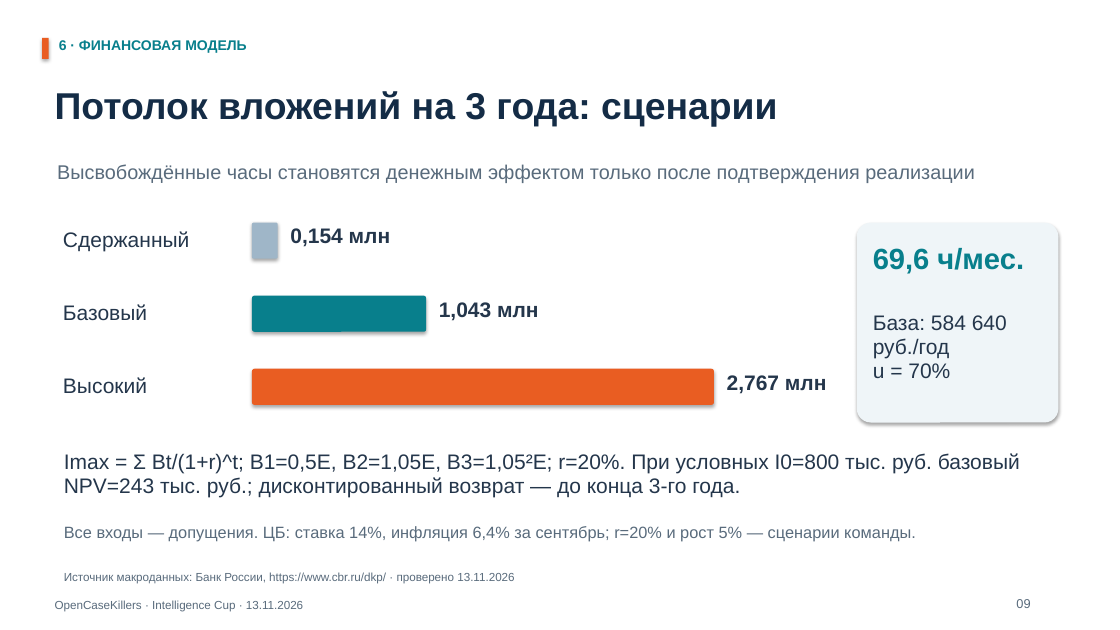
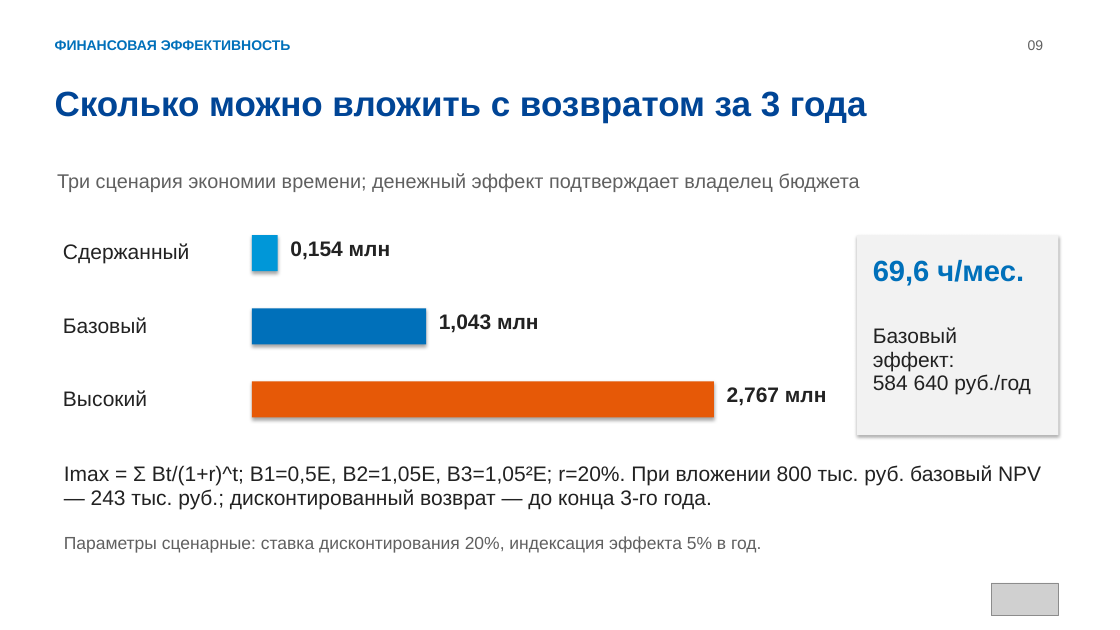
Before and after one commit to Arsenyyya/OpenCaseKillers, a slide deck: slide 9 of submission/final/Презентация.pptx. Drawn at 1120x630 pixels with LibreOffice and Linux fonts; fonts in the diff are those of the drawing; grey boxes stand for pictures. Boxes give left, top, right and bottom in pixels: in the first picture for what was removed or moved away, otherwise in the second. Text is boxed around its words. In the diff, an @@ line names an element or a change of style, - is before the commit and + after.

```diff
--- a/submission/final/Презентация.pptx
+++ b/submission/final/Презентация.pptx
@@ rectangle removed at (x1=42, y1=38, x2=49, y2=59) @@
@@ text at (x1=55, y1=40, x2=291, y2=50): text changed; text colour #087F8C to #0070BA @@
-6 · ФИНАНСОВАЯ МОДЕЛЬ
+ФИНАНСОВАЯ ЭФФЕКТИВНОСТЬ
@@ text "09" moved from (x1=1016, y1=599, x2=1030, y2=608) to (x1=1028, y1=40, x2=1044, y2=50) @@
@@ text "09" at (x1=1028, y1=40, x2=1044, y2=50): size 11 to 12 pt, text colour #596B7C to #606060; alignment left to centre; line spacing 12.5pt to 13.7pt @@
@@ text at (x1=55, y1=91, x2=867, y2=123): text changed; size 32 to 30 pt; text colour #142C46 to #004596 @@
-Потолок вложений на 3 года: сценарии
+Сколько можно вложить с возвратом за 3 года
@@ text at (x1=57, y1=173, x2=860, y2=192): text changed; text colour #596B7C to #606060 @@
-Высвобождённые часы становятся денежным эффектом только после подтверждения реализации
+Три сценария экономии времени; денежный эффект подтверждает владелец бюджета
@@ rounded rectangle removed at (x1=252, y1=223, x2=278, y2=259) @@
@@ rectangle added at (x1=252, y1=235, x2=278, y2=271), fill #0097D8 @@
@@ rounded rectangle removed at (x1=857, y1=223, x2=1059, y2=423) @@
@@ rectangle added at (x1=857, y1=235, x2=1059, y2=435), fill #F2F2F2 @@
@@ text "69,6 ч/мес." at (x1=873, y1=260, x2=1024, y2=286): text colour #087F8C to #0070BA @@
@@ rounded rectangle removed at (x1=252, y1=296, x2=426, y2=332) @@
@@ rectangle added at (x1=252, y1=308, x2=426, y2=344), fill #0070BA @@
@@ text colour #24364B to #222222 in 6 elements at (x1=63, y1=243, x2=189, y2=264), (x1=63, y1=317, x2=147, y2=333), (x1=63, y1=390, x2=147, y2=407), (x1=727, y1=387, x2=827, y2=406), (x1=290, y1=241, x2=391, y2=260), (x1=439, y1=314, x2=539, y2=333) @@
@@ 3 texts moved together from (x1=290, y1=228, x2=1024, y2=321) to (x1=290, y1=241, x2=1024, y2=333) @@
@@ text at (x1=873, y1=327, x2=1030, y2=395): text changed; text colour #24364B to #222222 @@
-База: 584 640
-руб./год
-u = 70%
+Базовый
+эффект:
+584 640 руб./год
@@ rounded rectangle removed at (x1=252, y1=369, x2=714, y2=405) @@
@@ rectangle added at (x1=252, y1=381, x2=714, y2=418), fill #E65907 @@
@@ 4 texts moved together from (x1=63, y1=231, x2=827, y2=394) to (x1=63, y1=243, x2=827, y2=407) @@
@@ text at (x1=64, y1=465, x2=1041, y2=510): text changed; text colour #24364B to #222222 @@
-Imax = Σ Bt/(1+r)^t; B1=0,5E, B2=1,05E, B3=1,05²E; r=20%. При условных I0=800 тыс. руб. базовый
-NPV=243 тыс. руб.; дисконтированный возврат — до конца 3-го года.
+Imax = Σ Bt/(1+r)^t; B1=0,5E, B2=1,05E, B3=1,05²E; r=20%. При вложении 800 тыс. руб. базовый NPV
+— 243 тыс. руб.; дисконтированный возврат — до конца 3-го года.
@@ text removed at (x1=64, y1=526, x2=916, y2=542) @@
-Все входы — допущения. ЦБ: ставка 14%, инфляция 6,4% за сентябрь; r=20% и рост 5% — сценарии команды.
@@ text added at (x1=64, y1=536, x2=761, y2=553), 15 pt, text #606060 @@
+Параметры сценарные: ставка дисконтирования 20%, индексация эффекта 5% в год.
@@ text removed at (x1=64, y1=572, x2=514, y2=584) @@
-Источник макроданных: Банк России, https://www.cbr.ru/dkp/ · проверено 13.11.2026
@@ picture added at (x1=991, y1=583, x2=1059, y2=616) @@
@@ text removed at (x1=55, y1=600, x2=303, y2=611) @@
-OpenCaseKillers · Intelligence Cup · 13.11.2026
```
Also in this commit, not shown: 3 other slides changed, 6 slides added, 6 slides removed, 29 other files.
